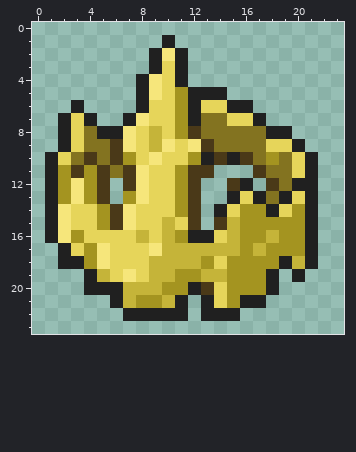
File history of a pixel-art sprite, Content/Items/Accessories/KingsRockItem.png. Above is the file before it was changed.
The file is 32x32 pixels. The old version is drawn lined up with the new one, on the new canvas.
New version:
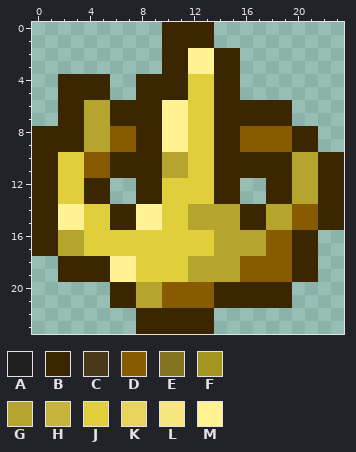
Palette (. is transparent): A #202020  B #3a2600  C #4a3918  D #895b00  E #837320  F #a49420  G #b5a52f  H #c5b439  J #e0ce3a  K #e6d55a  L #f6e67b  M #fff293
From the commit log: Armor Tooltips + New Item Sprites
What changed:
canvas 32x32 -> 24x24, the old top-left corner now at -5,-4 (the part of the old canvas that was cut away was empty and is not shown)
Changed rows in their new state; - is an unchanged pixel.
first column x 0:
 0 ----------BBBB----------
 1 ----------BBBB----------
 2 ---------.BBMMBB--------
 3 ---------.BBMMBB--------
 4 --BBBB--BBBBJJBB--------
 5 --BBBB--BBBBJJBB--------
 6 --BBGGBBBBMMJJBBBBBB----
 7 --BBGGBBBBMMJJBBBBBB----
 8 BBBBGGDDBBMMJJBBDDDDBB--
 9 BBBBGGDDBBMMJJBBDDDDBB--
10 BBJJDDBBBBGGJJBBBBBBGGBB
11 BBJJDDBBBBGGJJBBBBBBGGBB
12 BBJJBB-.BBJJJJBB.-BBGGBB
13 BBJJBB-.BBJJJJBB..BBGGBB
14 BBMMJJBBMMJJGGGGBBGGDDBB
15 BBMMJJBBMMJJGGGGBBGGDDBB
16 BBGGJJJJJJJJJJGGGGDDBB--
17 BBGGJJJJJJJJJJGGGGDDBB--
18 --BBBBMMJJJJGGGGDDDDBB--
19 --BBBBMMJJJJGGGGDDDDBB--
20 ----..BBGGDDDDBBBBBB----
21 ------BBGGDDDDBBBBBB----
22 -------.BBBBBB..--------
23 --------BBBBBB----------
Boxes around the changes in both pictures, in picture pixels (x1, y1, x2, y2):
changed: (32, 22, 344, 334)
